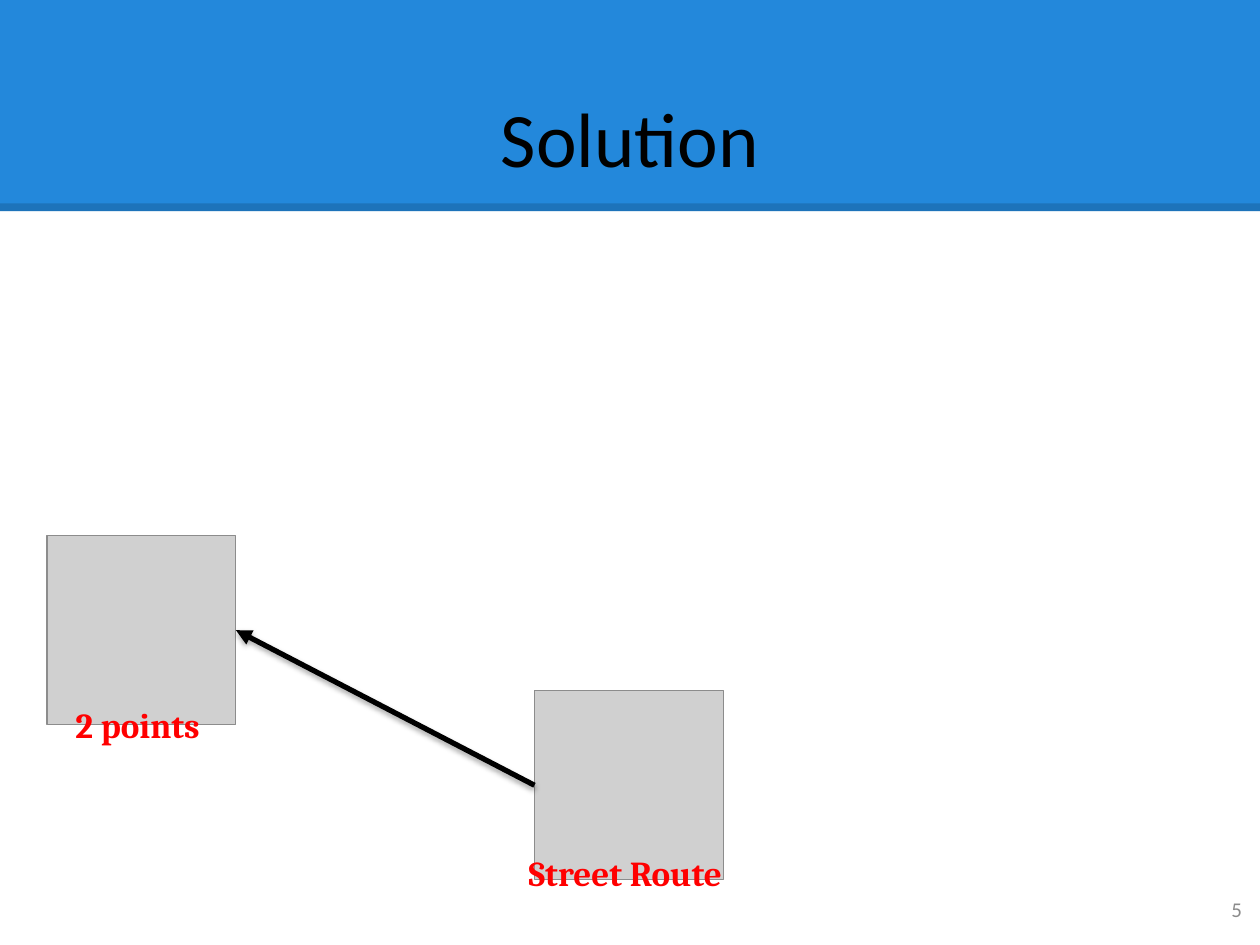
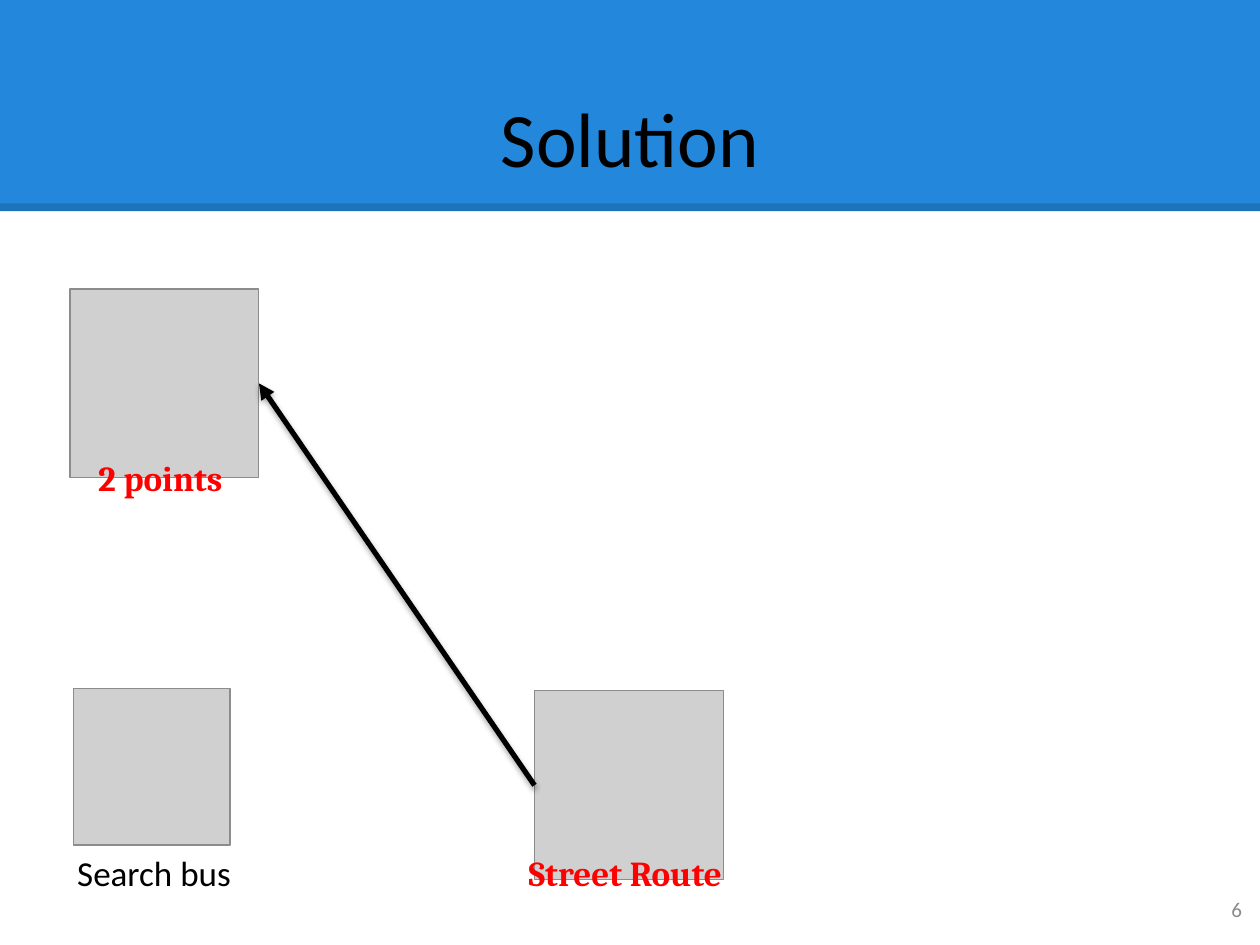
Before and after one commit to hqt/street-router, a slide deck: slide 6 of Document/presentation/ngoan/5 search motorbike.pptx (slide 5 before the commit). Drawn at 1260x945 pixels with LibreOffice and Linux fonts; fonts in the diff are those of the drawing; grey boxes stand for pictures. Boxes give left, top, right and bottom in pixels: in the first picture for what was removed or moved away, otherwise in the second. Text is boxed around its words. In the diff, an @@ line names an element or a change of style, - is before the commit and + after.

```diff
--- a/Document/presentation/ngoan/5 search motorbike.pptx
+++ b/Document/presentation/ngoan/5 search motorbike.pptx
@@ picture: place and size @@
-picture at <box>47,536,236,724</box>
+picture at <box>71,289,260,478</box>
@@ arrow moved from (534, 785) - (236, 630) to (534, 785) - (260, 383) @@
@@ text "2 points": place and size @@
-text "2 points" at <box>75,706,200,747</box>
+text "2 points" at <box>98,458,223,499</box>
@@ picture added at <box>73,689,229,845</box> @@
@@ text added at <box>77,861,231,887</box>, 20 pt, text #000000 @@
+Search bus
@@ page number at <box>1231,903,1242,917</box>: text changed @@
-5
+6
```
Also in this commit, not shown: 1 slide added, 2 other files.
